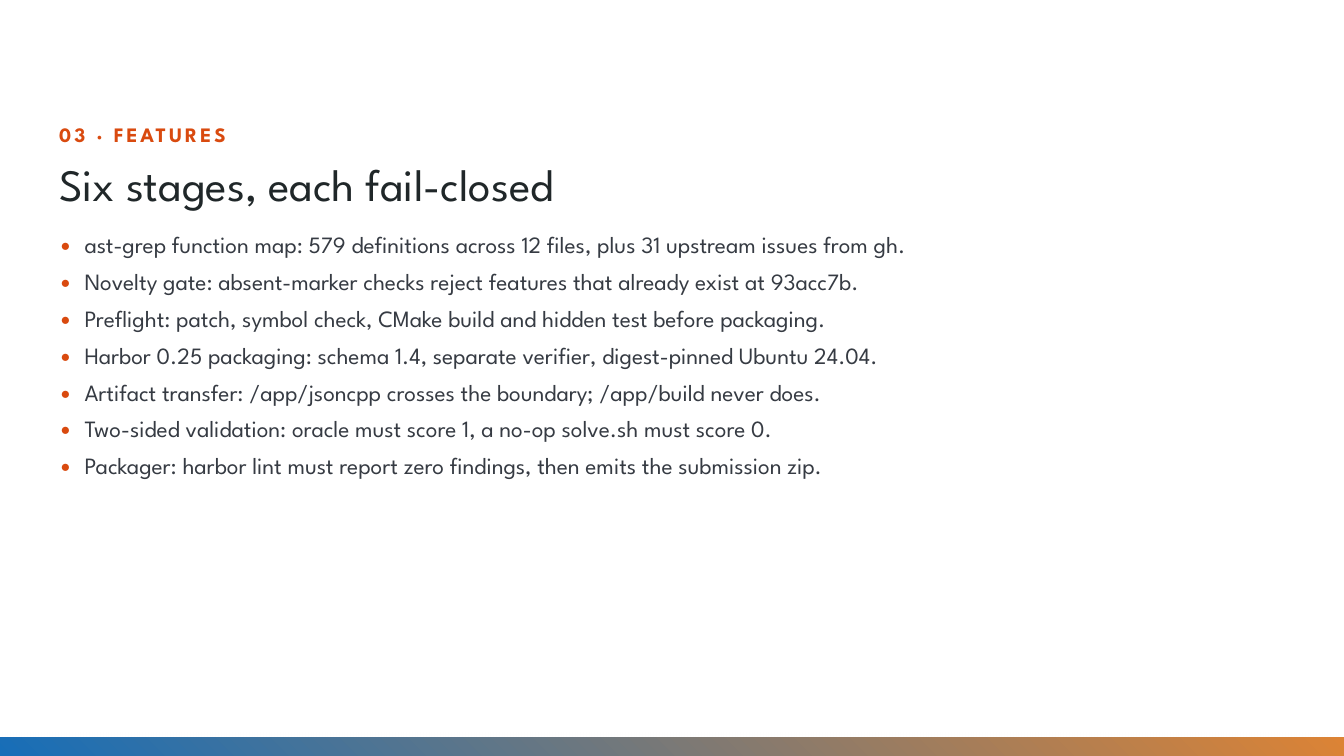
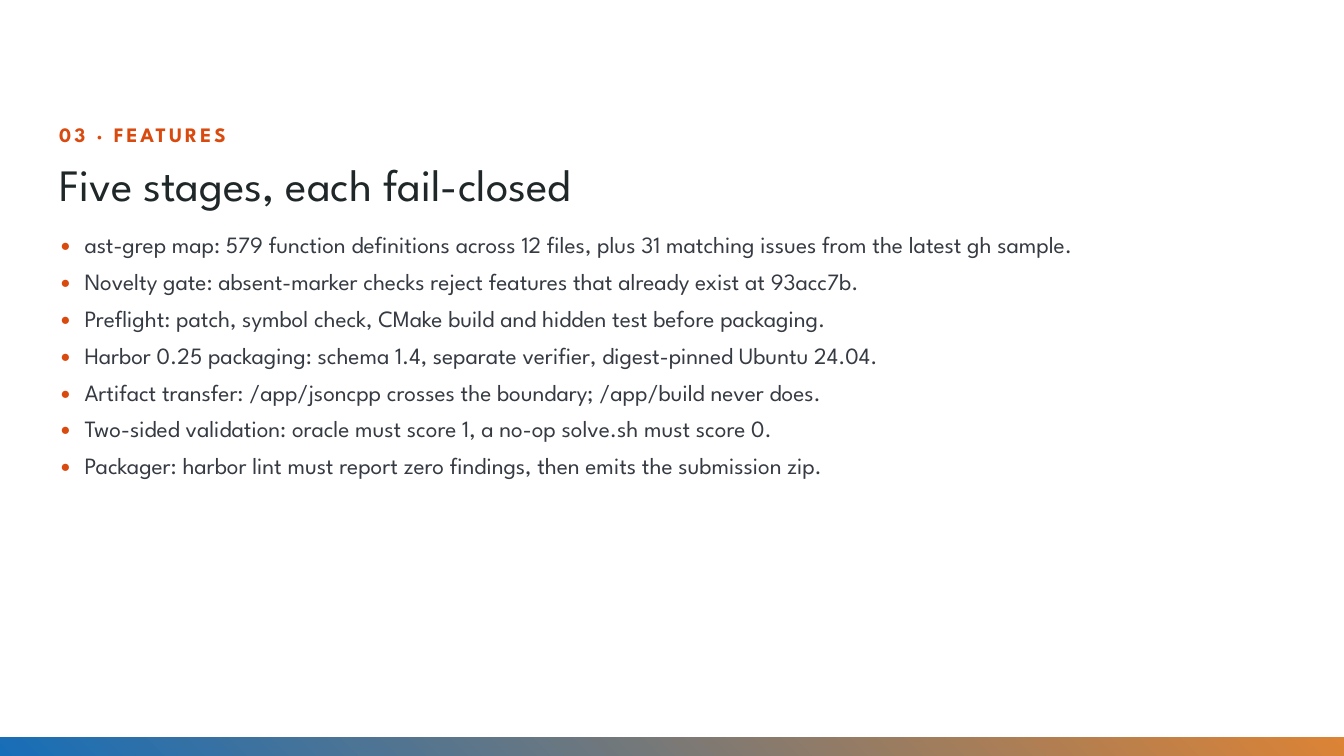
Before and after one commit to Divyanshu-kumar14/jsoncpp-harbor-factory, a slide deck: slide 4 of submission/Innodata_IDEA_SUBMISSION_jsoncpp.pptx. Drawn at 1344x756 pixels with LibreOffice and Linux fonts; fonts in the diff are those of the drawing; background and template pictures are left out. Boxes give left, top, right and bottom in pixels: in the first picture for what was removed or moved away, otherwise in the second. Text is boxed around its words. In the diff, an @@ line names an element or a change of style, - is before the commit and + after.

```diff
--- a/submission/Innodata_IDEA_SUBMISSION_jsoncpp.pptx
+++ b/submission/Innodata_IDEA_SUBMISSION_jsoncpp.pptx
@@ text at bbox=[59, 169, 1072, 258]: text changed @@
-Six stages, each fail-closed
-• ast-grep function map: 579 definitions across 12 files, plus 31 upstream issues from gh.
+Five stages, each fail-closed
+• ast-grep map: 579 function definitions across 12 files, plus 31 matching issues from the latest gh sample.
```
Also in this commit, not shown: 5 other slides changed, 46 other files.
